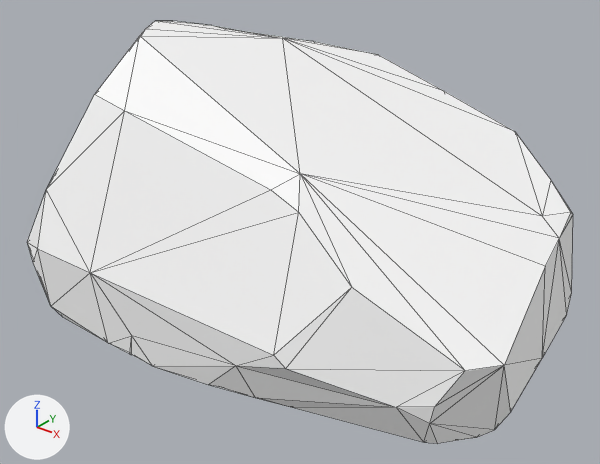
Two versions of the glTF model assets/synty/tropical/models/SM_Env_Rock_01.glb, one commit apart.
Rendered twice from a camera (50 mm lens) standing at (1.87, -2.4, 1.69) and looking at (-0.01, -0.06, 0.24). The axes (+X, +Y, +Z) are drawn at lower left. The lights are the same throughout. Mesh edges are drawn as thin lines.

Objects in the first picture: 'SM_Env_Rock_01'.
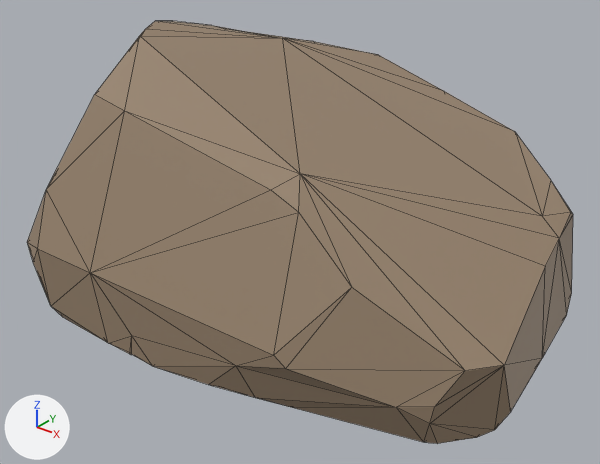
Boxes (x1, y1, x2, y2) around the edits, measured in the pictures (600 x 464 px):
```json
{"object": "SM_Env_Rock_01", "change": "surface changed", "before": [27, 21, 573, 444], "after": [27, 21, 573, 444], "on screen": "white to brown"}
```

Edits to the scene script, one JSON object a line:
```json
{"op": "add", "block": "img_polygonnaturebiomes_tropical_texture_01", "code": ["img_polygonnaturebiomes_tropical_texture_01 = load_image('PolygonNatureBiomes_Tropical_Texture_01', '_unpacked/PolygonNatureBiomes_Tropical_Texture_01', 4096, 4096, 'sRGB')"]}
{"op": "remove", "block": "mat_nature13", "code": "mat_nature13.base_color = (1.0, 1.0, 1.0)  # white #ffffff"}
{"op": "add", "block": "mat_nature13", "code": "mat_nature13.texture = img_polygonnaturebiomes_tropical_texture_01"}
```
